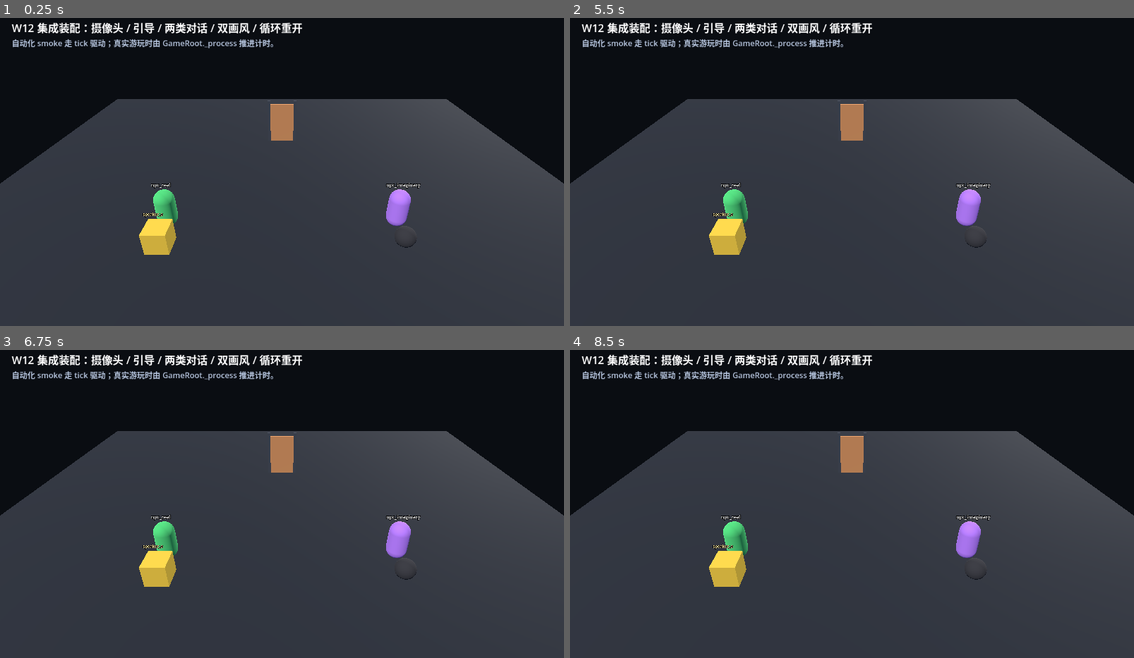
Above: before the commit, frames 1-4 (two rows, left to right).
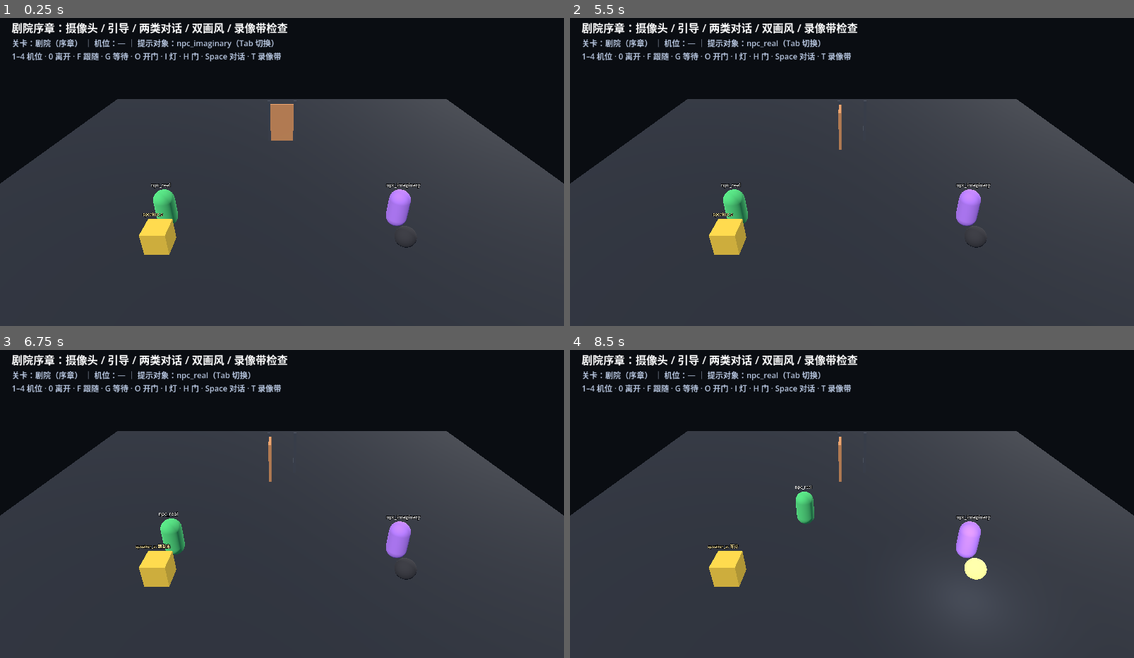
Above: after the commit, the same moments.

Repository: RequieMa/dual-faced-world
Game: Godot game, scene res://scenes/main.tscn
The game is run twice, just before and just after one commit, with the same random seed, the same clock (stepped at 60 frames per second) and the same inputs.
Inputs (mouse positions are in pixels of both pictures, inside the frame that each line leads up to):
- Up to frame 1 (0.25 s): no input
- Up to frame 2 (5.5 s): tap Enter at 0.5, 2, 3.5 s; move the mouse to (976, 150) at 0.52 s; hold D 0.53-1.25 s; tap 1 (game_camera_1, bound only after the commit) at 0.6 s; click (976, 150) at 0.67 s; tap 2 (game_camera_2, bound only after the commit) at 0.8 s; tap Space (game_dialogue, bound only after the commit) at 1.25, 2.75, 4.25, 5.1 s; drag from (739, 184) to (823, 230) at 1.27 s; move the mouse to (908, 98) at 2.02 s; hold D 2.03-2.75 s; tap 3 (game_camera_3, bound only after the commit) at 2.1 s; tap 4 (game_camera_4, bound only after the commit) at 2.3 s; drag from (823, 230) to (682, 119) at 2.77 s; move the mouse to (1021, 215) at 3.52 s; hold A 3.53-4.25 s; tap 0 (game_camera_off, bound only after the commit) at 3.6 s; tap Tab (game_cycle_npc, bound only after the commit) at 3.8 s; tap Escape (game_close, bound only after the commit) at 4.15 s; drag from (682, 119) to (767, 88) at 4.27 s; move the mouse to (880, 168) at 5.02 s; hold Down (game_tape_back, bound only after the commit) from 5.03 s (still down); click (880, 168) at 5.17 s; tap H (game_door, bound only after the commit) at 5.3 s
- Up to frame 3 (6.75 s): release Down (game_tape_back, bound only after the commit) at 5.75 s; drag from (197, 420) to (169, 516) at 5.77 s; move the mouse to (406, 482) at 6.52 s; hold Up (game_tape_forward, bound only after the commit) from 6.53 s (still down); tap F (game_hint_follow, bound only after the commit) at 6.6 s
- Up to frame 4 (8.5 s): tap O (game_hint_open, bound only after the commit) at 6.8 s; release Up (game_tape_forward, bound only after the commit) at 7.25 s; drag from (739, 516) to (823, 562) at 7.27 s; move the mouse to (908, 430) at 8.02 s; hold Down (game_tape_back, bound only after the commit) from 8.03 s (still down); tap G (game_hint_wait, bound only after the commit) at 8.1 s; tap I (game_indicator, bound only after the commit) at 8.3 s

The runs differ from the first frame. In frame 1, 2.7% of the frame differs, in the area x 2-54%, y 1-15%; in frame 2, 3.2%; in frame 3, 3.7%; in frame 4, 4.5%, in the area x 2-74%, y 1-75%.

Commit message:
feat: wire player input and level data into the theater prologue
GameRoot now drives W1-W6 from the keyboard and loads its level from data:

- resources/data/levels/theater.json: 9 rooms matching theater_map + C1-C4 hotkey cameras;
  level.schema.json documents name/kind
- game_root.gd: load the level through ConfigLoader + schema (fallback camera list and
  last_errors on failure); register game_* input actions at runtime (no project.godot
  changes) and clean them up in _exit_tree; handle_action() covers camera 1-4/off,
  hint follow/wait/open (Tab cycles the target NPC), indicator/door, dialogue advance and
  the tape panel (T; arrows switch tape / seek 10s; Esc closes)
- tape panel: read-only view of TapeArchive events plus ClueManager timeline clues, loads
  the default library when empty
- HUD and scene title labels show level/camera/target and the key map
- tests/test_game_root_input.gd: 76 assertions (level schema, get_level_state, action
  registration/cleanup, every action path, tape panel) - written first (red), then green

Diff:
--- /dev/null
+++ b/resources/data/levels/theater.json
@@ -0,0 +1,22 @@
+{
+  "$comment": "关卡数据：剧院序章。房间 id/名称/类型与 scripts/theater_map.gd 保持一致；热键机位 C1–C4 与 resources/data/surveillance.json 对齐（C5–C9 只在监控墙 demo 里出现）。",
+  "id": "theater",
+  "name": "剧院（序章）",
+  "rooms": [
+    { "id": "stairs", "name": "楼梯", "kind": "normal" },
+    { "id": "corridor", "name": "走廊", "kind": "normal" },
+    { "id": "prop_room", "name": "道具仓", "kind": "blind" },
+    { "id": "lobby", "name": "大厅", "kind": "normal" },
+    { "id": "seating", "name": "观众席", "kind": "normal" },
+    { "id": "stage", "name": "舞台", "kind": "fire" },
+    { "id": "backstage", "name": "后台", "kind": "normal" },
+    { "id": "front_gate", "name": "正门", "kind": "normal" },
+    { "id": "side_gate", "name": "侧门", "kind": "normal" }
+  ],
+  "cameras": [
+    { "id": "C1", "room": "lobby" },
+    { "id": "C2", "room": "seating" },
+    { "id": "C3", "room": "stage" },
+    { "id": "C4", "room": "corridor" }
+  ]
+}
--- a/resources/data/schema/level.schema.json
+++ b/resources/data/schema/level.schema.json
@@ -4,6 +4,7 @@
   "required": ["id", "rooms"],
   "properties": {
     "id": { "type": "string" },
+    "name": { "type": "string" },
     "rooms": {
       "type": "array",
       "items": {
@@ -11,7 +12,8 @@
         "required": ["id", "name"],
         "properties": {
           "id": { "type": "string" },
-          "name": { "type": "string" }
+          "name": { "type": "string" },
+          "kind": { "type": "string", "enum": ["normal", "blind", "fire"] }
         }
       }
     },
--- a/scenes/game_root.tscn
+++ b/scenes/game_root.tscn
@@ -100,7 +100,7 @@
 offset_right = 720.0
 offset_bottom = 52.0
 theme_override_font_sizes/font_size = 22
-text = "W12 集成装配：摄像头 / 引导 / 两类对话 / 双画风 / 循环重开"
+text = "剧院序章：摄像头 / 引导 / 两类对话 / 双画风 / 录像带检查"
 
 [node name="Hint" type="Label" parent="UI"]
 offset_left = 24.0
@@ -108,4 +108,4 @@
 offset_right = 760.0
 offset_bottom = 84.0
 theme_override_colors/font_color = Color(0.72, 0.78, 0.88, 1)
-text = "自动化 smoke 走 tick 驱动；真实游玩时由 GameRoot._process 推进计时。"
+text = "按 1–4 切机位 · F/G/O 提示 · I 灯 · H 门 · Space 对话 · T 检查录像带"
--- a/scripts/game_root.gd
+++ b/scripts/game_root.gd
@@ -26,10 +26,45 @@
 const LoopManagerScript := preload("res://scripts/loop/loop_manager.gd")
 const DialogueControllerScript := preload("res://scripts/dialogue/dialogue_controller.gd")
 const StyleControllerScript := preload("res://scripts/render/style_controller.gd")
+const ConfigLoaderScript := preload("res://scripts/config/config_loader.gd")
 
 const SURVEILLANCE_PATH := "res://resources/data/surveillance.json"
 const DIALOGUES_PATH := "res://resources/data/dialogues.json"
+const LEVEL_PATH := "res://resources/data/levels/theater.json"
+const LEVEL_SCHEMA_PATH := "res://resources/data/schema/level.schema.json"
 const WORLD_NODE := "World"
+
+## 关卡没加载出来时的兜底机位（与 surveillance.json 对齐）。
+const DEFAULT_CAMERAS: Array[String] = ["C1", "C2", "C3", "C4"]
+
+## 玩法层输入：运行时用 InputMap.add_action 注册，**不写 project.godot**；
+## 节点退出场景树时清理自己注册的动作（沿用 W8 的做法）。
+const INPUT_ACTIONS := {
+	"game_camera_1": KEY_1,
+	"game_camera_2": KEY_2,
+	"game_camera_3": KEY_3,
+	"game_camera_4": KEY_4,
+	"game_camera_off": KEY_0,
+	"game_hint_follow": KEY_F,
+	"game_hint_wait": KEY_G,
+	"game_hint_open": KEY_O,
+	"game_indicator": KEY_I,
+	"game_door": KEY_H,
+	"game_cycle_npc": KEY_TAB,
+	"game_dialogue": KEY_SPACE,
+	"game_tape": KEY_T,
+	"game_tape_next": KEY_RIGHT,
+	"game_tape_prev": KEY_LEFT,
+	"game_tape_forward": KEY_UP,
+	"game_tape_back": KEY_DOWN,
+	"game_close": KEY_ESCAPE,
+}
+
+const HINT_TEXTS := {
+	"game_hint_follow": "跟我来",
+	"game_hint_wait": "等待",
+	"game_hint_open": "开门",
+}
 
 ## 真实游玩时由 `_process` 推进计时；headless 测试关掉它，改用固定步长 tick()。
 @export var auto_tick: bool = true
@@ -53,19 +88,57 @@
 
 var _round_active: bool = false
 
+## 关卡数据（resources/data/levels/*.json）。
+var _level: Dictionary = {}
+var _level_cameras: Array[String] = []
+
+## 输入：按 World 扫描顺序收集的 NPC，Tab 循环当前提示对象。
+var _npc_ids: Array[String] = []
+var _npc_index: int = 0
+var _registered_actions: Array[String] = []
+
+## 录像带检查（读取 TapeArchive autoload；没有也不影响其它系统）。
+var _tape_archive: Node = null
+var _tape_panel: CanvasLayer = null
+var _tape_label: Label = null
+var _tape_open: bool = false
+var _tape_index: int = 0
+var _tape_time: float = 0.0
+const TAPE_SEEK_STEP := 10.0
+
 
 func _ready() -> void:
 	_build_systems()
 	_load_data()
+	_load_level()
 	_bind_world()
+	_collect_npc_ids()
+	_setup_tape_archive()
+	register_input_actions()
 	_capture_world_initial_state()
+	_refresh_hud()
 	set_process(auto_tick)
+
+
+func _exit_tree() -> void:
+	unregister_input_actions()
 
 
 func _process(delta: float) -> void:
 	if auto_tick:
 		# 切窗/卡顿会产生 5s+ 的 delta；限步避免一帧把摄像头直接烧掉。
 		tick(minf(delta, 0.1))
+
+
+func _unhandled_input(event: InputEvent) -> void:
+	if not (event is InputEventKey) or not event.pressed or event.echo:
+		return
+	var key_event := event as InputEventKey
+	for action in INPUT_ACTIONS:
+		if key_event.physical_keycode == INPUT_ACTIONS[action]:
+			if handle_action(action):
+				get_viewport().set_input_as_handled()
+			return
 
 
 # --- 装配 ---------------------------------------------------------------------
@@ -164,6 +237,342 @@
 			_initial_light_states[target_id] = bool(_lights[target_id].is_on())
 
 
+# --- 关卡数据 -------------------------------------------------------------------
+
+func _load_level() -> void:
+	var loader = ConfigLoaderScript.new()
+	_level = loader.load_json(LEVEL_PATH, LEVEL_SCHEMA_PATH)
+	if _level.is_empty():
+		_fail("level 配置加载失败: %s" % _join_errors(loader.last_errors))
+		_level = {"id": "", "name": "", "rooms": [], "cameras": []}
+	_level_cameras.clear()
+	for entry in _level.get("cameras", []):
+		if entry is Dictionary and not String(entry.get("id", "")).is_empty():
+			_level_cameras.append(String(entry["id"]))
+	if _level_cameras.is_empty():
+		_level_cameras.assign(DEFAULT_CAMERAS)
+		_fail("level 没有配置机位，使用默认机位")
+
+
+func _collect_npc_ids() -> void:
+	_npc_ids.clear()
+	var ids: Array = _npcs.keys()
+	ids.sort()
+	for target_id in ids:
+		_npc_ids.append(String(target_id))
+	_npc_index = 0
+
+
+func _current_npc_id() -> String:
+	if _npc_ids.is_empty():
+		return ""
+	return _npc_ids[clampi(_npc_index, 0, _npc_ids.size() - 1)]
+
+
+# --- 输入（运行时注册，不改 project.godot） ----------------------------------------
+
+func register_input_actions() -> void:
+	for action in INPUT_ACTIONS:
+		if InputMap.has_action(action):
+			continue
+		InputMap.add_action(action)
+		var input_event := InputEventKey.new()
+		input_event.physical_keycode = INPUT_ACTIONS[action]
+		InputMap.action_add_event(action, input_event)
+		_registered_actions.append(action)
+
+
+func unregister_input_actions() -> void:
+	for action in _registered_actions:
+		if InputMap.has_action(action):
+			InputMap.erase_action(action)
+	_registered_actions.clear()
+
+
+## 给测试 / 宿主用的动作入口：不经过 InputEvent，行为与按键一致。
+func handle_action(action: String) -> bool:
+	match action:
+		"game_camera_1", "game_camera_2", "game_camera_3", "game_camera_4":
+			return _action_switch_camera(action)
+		"game_camera_off":
+			leave_camera()
+			_refresh_hud()
+			return true
+		"game_hint_follow", "game_hint_wait", "game_hint_open":
+			return _action_send_hint(action)
+		"game_indicator":
+			return _action_toggle_indicator()
+		"game_door":
+			return _action_open_door()
+		"game_cycle_npc":
+			return _action_cycle_npc()
+		"game_dialogue":
+			return _action_advance_dialogue()
+		"game_tape":
+			_toggle_tape_panel()
+			return true
+		"game_tape_next":
+			return _action_tape_move(1)
+		"game_tape_prev":
+			return _action_tape_move(-1)
+		"game_tape_forward":
+			return _action_tape_seek(TAPE_SEEK_STEP)
+		"game_tape_back":
+			return _action_tape_seek(-TAPE_SEEK_STEP)
+		"game_close":
+			return _action_close()
+		_:
+			return false
+
+
+func _action_switch_camera(action: String) -> bool:
+	var index := action.substr(action.length() - 1).to_int() - 1
+	if index < 0 or index >= _level_cameras.size():
+		return false
+	var ok := switch_camera(_level_cameras[index])
+	_refresh_hud()
+	return ok
+
+
+func _action_send_hint(action: String) -> bool:
+	var target := _current_npc_id()
+	if target.is_empty():
+		return false
+	var ok := send_hint(target, String(HINT_TEXTS.get(action, "")))
+	_refresh_hud()
+	return ok
+
+
+func _action_toggle_indicator() -> bool:
+	if _lights.is_empty():
+		return false
+	var target_id := String(_lights.keys()[0])
+	var current := bool(_lights[target_id].call("is_on"))
+	var ok := set_indicator(target_id, not current)
+	_refresh_hud()
+	return ok
+
+
+func _action_open_door() -> bool:
+	if _doors.is_empty():
+		return false
+	return open_door(String(_doors.keys()[0]))
+
+
+func _action_cycle_npc() -> bool:
+	if _npc_ids.size() <= 1:
+		return false
+	_npc_index = (_npc_index + 1) % _npc_ids.size()
+	_refresh_hud()
+	return true
+
+
+func _action_advance_dialogue() -> bool:
+	if not _dialogue_controller.is_active():
+		return false
+	_dialogue_controller.advance()
+	_refresh_hud()
+	return true
+
+
+func _action_close() -> bool:
+	if _tape_open:
+		_close_tape()
+		return true
+	if not String(_camera_session.get_state().get("current", "")).is_empty():
+		leave_camera()
+		_refresh_hud()
+		return true
+	return false
+
+
+# --- 录像带检查 -----------------------------------------------------------------
+
+func _setup_tape_archive() -> void:
+	_tape_archive = get_node_or_null("/root/TapeArchive")
+	if _tape_archive != null and _tape_archive.get_tapes().is_empty():
+		_tape_archive.load_default_library()
+
+
+func _known_tapes() -> Array:
+	if _tape_archive == null:
+		return []
+	return _tape_archive.get_known_tapes()
+
+
+func _toggle_tape_panel() -> void:
+	if _tape_open:
+		_close_tape()
+		return
+	_tape_open = true
+	_tape_index = 0
+	_tape_time = 0.0
+	_ensure_tape_panel()
+	if _tape_panel != null:
+		_tape_panel.visible = true
+	_refresh_tape()
+
+
+func _close_tape() -> void:
+	_tape_open = false
+	if _tape_panel != null:
+		_tape_panel.visible = false
+	_refresh_hud()
+
+
+func _action_tape_move(direction: int) -> bool:
+	if not _tape_open:
+		return false
+	var tapes := _known_tapes()
+	if tapes.size() < 2:
+		return false
+	_tape_index = posmod(_tape_index + direction, tapes.size())
+	_tape_time = 0.0
+	_refresh_tape()
+	return true
+
+
+func _action_tape_seek(delta: float) -> bool:
+	if not _tape_open:
+		return false
+	var tapes := _known_tapes()
+	if tapes.is_empty():
+		return false
+	var tape = tapes[clampi(_tape_index, 0, tapes.size() - 1)]
+	_tape_time = clampf(_tape_time + delta, 0.0, float(tape.duration()))
+	_refresh_tape()
+	return true
+
+
+func _ensure_tape_panel() -> void:
+	if _tape_panel != null:
+		return
+	_tape_panel = CanvasLayer.new()
+	_tape_panel.name = "TapePanel"
+	add_child(_tape_panel)
+	var background := ColorRect.new()
+	background.color = Color(0.04, 0.05, 0.07, 0.92)
+	background.set_anchors_and_offsets_preset(Control.PRESET_BOTTOM_WIDE)
+	background.offset_top = -280.0
+	_tape_panel.add_child(background)
+	_tape_label = Label.new()
+	_tape_label.set_anchors_and_offsets_preset(Control.PRESET_BOTTOM_WIDE)
+	_tape_label.offset_top = -264.0
+	_tape_label.offset_left = 28.0
+	_tape_label.offset_right = -28.0
+	_tape_label.vertical_alignment = VERTICAL_ALIGNMENT_TOP
+	_tape_label.add_theme_font_size_override("font_size", 18)
+	_tape_panel.add_child(_tape_label)
+	_tape_panel.visible = false
+
+
+func _refresh_tape() -> void:
+	if _tape_label != null:
+		_tape_label.text = "\n".join(_tape_lines())
+
+
+func _tape_lines() -> Array[String]:
+	var lines: Array[String] = []
+	lines.append("录像带检查  ｜  T 关闭 · ← → 切带 · ↑ ↓ 快进/快退")
+	var tapes := _known_tapes()
+	if tapes.is_empty():
+		lines.append("")
+		lines.append("（还没有已发现的录像带）")
+		return lines
+	_tape_index = clampi(_tape_index, 0, tapes.size() - 1)
+	var tape = tapes[_tape_index]
+	lines.append("")
+	lines.append("第 %d/%d 盘：%s" % [_tape_index + 1, tapes.size(), tape.display_name()])
+	lines.append("时长 %s  ｜  当前 %s" % [
+		tape.format_seconds(tape.duration()), tape.format_seconds(_tape_time)])
+	var events: Array = tape.events_between(-1.0, _tape_time)
+	lines.append("")
+	if events.is_empty():
+		lines.append("（这一刻还没有事件）")
+	else:
+		for entry in events:
+			lines.append("· %s  %s" % [
+				tape.format_seconds(float(entry.get("t", 0.0))), String(entry.get("event", ""))])
+	var clues := _clues_up_to(tape)
+	if not clues.is_empty():
+		lines.append("")
+		lines.append("线索：")
+		for clue in clues:
+			lines.append("· " + String(clue))
+	return lines
+
+
+## ClueManager 的 timeline 线索（绝对时间）落在 [带首, 带首 + 当前相对时间]。
+func _clues_up_to(tape) -> Array[String]:
+	var result: Array[String] = []
+	var clues = get_node_or_null("/root/ClueManager")
+	if clues == null:
+		return result
+	var limit := float(tape.time_start) + _tape_time
+	for clue in clues.get_timeline_clues():
+		if not clue is Dictionary:
+			continue
+		var at := float(clue.get("t", -1.0))
+		if at < float(tape.time_start) or at > limit:
+			continue
+		result.append("%s  %s: %s → %s" % [
+			tape.format_seconds(at - float(tape.time_start)),
+			String(clue.get("type", "")),
+			String(clue.get("actor", "")),
+			String(clue.get("target", "")),
+		])
+	return result
+
+
+func get_tape_state() -> Dictionary:
+	var tapes := _known_tapes()
+	var tape_id := ""
+	var duration := 0.0
+	var time := 0.0
+	if not tapes.is_empty():
+		_tape_index = clampi(_tape_index, 0, tapes.size() - 1)
+		var tape = tapes[_tape_index]
+		tape_id = String(tape.tape_id)
+		duration = float(tape.duration())
+		time = _tape_time
+	return {
+		"open": _tape_open,
+		"index": _tape_index,
+		"known_count": tapes.size(),
+		"tape_id": tape_id,
+		"time": time,
+		"duration": duration,
+	}
+
+
+# --- HUD -----------------------------------------------------------------------
+
+func _refresh_hud() -> void:
+	var hint_label := get_node_or_null("UI/Hint") as Label
+	if hint_label == null:
+		return
+	var current := ""
+	if is_instance_valid(_camera_session):
+		current = String(_camera_session.get_state().get("current", ""))
+	var camera_text := current if not current.is_empty() else "—"
+	var level_name := String(_level.get("name", ""))
+	if level_name.is_empty():
+		level_name = "（关卡未加载）"
+	var npc := _current_npc_id()
+	hint_label.text = "关卡：%s ｜ 机位：%s ｜ 提示对象：%s（Tab 切换）\n1–4 机位 · 0 离开 · F 跟随 · G 等待 · O 开门 · I 灯 · H 门 · Space 对话 · T 录像带" % [
+		level_name, camera_text, npc if not npc.is_empty() else "—"]
+
+
+func get_level_state() -> Dictionary:
+	return {
+		"id": String(_level.get("id", "")),
+		"name": String(_level.get("name", "")),
+		"room_count": (_level.get("rooms", []) as Array).size(),
+		"cameras": _level_cameras.duplicate(),
+		"hint_target": _current_npc_id(),
+	}
+
+
 # --- 时钟 ---------------------------------------------------------------------
 
 ## 宿主每帧调用：推进摄像头停留 / 冷却与场景里可 tick 的引导目标。
@@ -299,6 +708,9 @@
 		"dialogue": _dialogue_controller.get_state() if is_instance_valid(_dialogue_controller) else {},
 		"style": _style_controller.get_state() if is_instance_valid(_style_controller) else {},
 		"round_active": _round_active,
+		"level": get_level_state(),
+		"tape": get_tape_state(),
+		"input_actions": _registered_actions.duplicate(),
 		"last_errors": last_errors.duplicate(),
 	}
 
--- /dev/null
+++ b/tests/test_game_root_input.gd
@@ -0,0 +1,193 @@
+extends SceneTree
+## 玩法层输入 + 关卡数据测试（Issue #21 下一步）。
+## 运行：godot --headless --path . --script tests/test_game_root_input.gd
+## 退出码 0 = 全绿，1 = 有用例失败。
+##
+## 覆盖：
+## - `resources/data/levels/theater.json` 能通过 `level.schema.json` 校验；
+## - GameRoot 加载关卡并暴露 `get_level_state()`；
+## - 运行时注册输入动作（不改 project.godot），卸载时清理；
+## - `handle_action()` 驱动：切机位 / 离开 / 提示 / 灯 / 门 / 对话推进 / 录像带面板；
+## - 录像带面板：开关、切带、快进快退、内容随 TapeArchive 变化。
+
+const SCENE_PATH := "res://scenes/game_root.tscn"
+const LEVEL_PATH := "res://resources/data/levels/theater.json"
+const SCHEMA_PATH := "res://resources/data/schema/level.schema.json"
+const CONFIG_LOADER := "res://scripts/config/config_loader.gd"
+
+const INPUT_ACTIONS: Array[String] = [
+	"game_camera_1", "game_camera_2", "game_camera_3", "game_camera_4",
+	"game_camera_off", "game_hint_follow", "game_hint_wait", "game_hint_open",
+	"game_indicator", "game_door", "game_cycle_npc", "game_dialogue",
+	"game_tape", "game_tape_next", "game_tape_prev", "game_tape_forward",
+	"game_tape_back", "game_close",
+]
+
+var _failures: Array[String] = []
+var _checks: int = 0
+var _started := false
+var _game_root: Node = null
+
+
+func _initialize() -> void:
+	_check("存在 scenes/game_root.tscn", ResourceLoader.exists(SCENE_PATH))
+	_check("存在关卡数据 resources/data/levels/theater.json", ResourceLoader.exists(LEVEL_PATH))
+	_check("存在 level.schema.json", ResourceLoader.exists(SCHEMA_PATH))
+
+
+func _process(_delta: float) -> bool:
+	if _started:
+		return false
+	_started = true
+	_run_tests()
+	return false
+
+
+func _run_tests() -> void:
+	if not ResourceLoader.exists(SCENE_PATH):
+		_report()
+		return
+	_test_level_data()
+	_test_scene_input()
+	_report()
+
+
+# --- 关卡数据 ------------------------------------------------------------------
+
+func _test_level_data() -> void:
+	var loader = load(CONFIG_LOADER).new()
+	var data: Dictionary = loader.load_json(LEVEL_PATH, SCHEMA_PATH)
+	_check("关卡数据通过 schema 校验", not data.is_empty() and loader.last_errors.is_empty(),
+		str(loader.last_errors))
+	_check("关卡 id 为 theater", String(data.get("id", "")) == "theater", str(data.get("id", "")))
+	_check("关卡有名称", not String(data.get("name", "")).is_empty())
+	_check("关卡至少有 9 个房间", (data.get("rooms", []) as Array).size() >= 9)
+	_check("关卡有 4 个热键机位", (data.get("cameras", []) as Array).size() == 4,
+		str((data.get("cameras", []) as Array).size()))
+	var first_room: Dictionary = (data.get("rooms", []) as Array)[0] if (data.get("rooms", []) as Array).size() > 0 else {}
+	_check("房间带 id/name", first_room.has("id") and first_room.has("name"), str(first_room))
+
+
+# --- 场景输入 ------------------------------------------------------------------
+
+func _test_scene_input() -> void:
+	var packed := ResourceLoader.load(SCENE_PATH) as PackedScene
+	if packed == null:
+		_check("game_root.tscn 可加载", false)
+		return
+	var instance := packed.instantiate()
+	if instance == null:
+		_check("game_root 可实例化", false)
+		return
+	if not instance.has_method("handle_action") or not instance.has_method("get_level_state"):
+		_check("GameRoot 实现 handle_action / get_level_state", false)
+		instance.free()
+		return
+	instance.auto_tick = false
+	_game_root = instance
+	root.add_child(_game_root)
+
+	# 关卡已装配
+	var level: Dictionary = _game_root.get_level_state()
+	_check("GameRoot 加载了关卡 id", String(level.get("id", "")) == "theater", str(level))
+	_check("GameRoot 暴露房间数", int(level.get("room_count", 0)) >= 9, str(level))
+	var cameras: Array = level.get("cameras", [])
+	_check("GameRoot 暴露 4 个机位", cameras.size() == 4, str(cameras))
+
+	# 输入动作已注册（运行时，不写 project.godot）
+	for action in INPUT_ACTIONS:
+		_check("输入动作已注册: " + action, InputMap.has_action(action))
+
+	# 切机位：动作 1 -> 关卡第 1 个机位
+	_check("动作 camera_1 成功", _game_root.handle_action("game_camera_1"))
+	var state: Dictionary = _game_root.get_state()
+	_check("动作 camera_1 切到 C1", String(state["camera"]["current"]) == String(cameras[0]), str(state["camera"]))
+	_check("动作 camera_off 离开机位", _game_root.handle_action("game_camera_off"))
+	state = _game_root.get_state()
+	_check("离开后 current 为空", String(state["camera"]["current"]) == "", str(state["camera"]))
+
+	# 提示：默认目标是按 id 排序后的第一个 NPC
+	var target_id := String(_game_root.get_level_state().get("hint_target", ""))
+	_check("默认提示目标是 npc_imaginary（排序后第一个）", target_id == "npc_imaginary", target_id)
+	_check("动作 hint_follow 成功", _game_root.handle_action("game_hint_follow"))
+	var guide: Dictionary = _game_root.get_state()["guide"]
+	var hinted_npc: Dictionary = guide["npcs"].get(target_id, {})
+	_check("提示后目标进入 FOLLOW", String(hinted_npc.get("state", "")) == "FOLLOW", str(hinted_npc))
+	_check("提示词被记录", String(hinted_npc.get("last_hint", "")) == "跟我来", str(hinted_npc))
+	_check("动作 cycle_npc 切换目标", _game_root.handle_action("game_cycle_npc"))
+	_check("切换后目标变化", String(_game_root.get_level_state().get("hint_target", "")) != target_id)
+
+	# 灯 / 门
+	_check("动作 indicator 切换灯", _game_root.handle_action("game_indicator"))
+	var guide_after: Dictionary = _game_root.get_state()["guide"]
+	_check("灯已打开", bool(guide_after["indicators"].get("light_a", false)), str(guide_after["indicators"]))
+	_check("动作 indicator 再切换关闭", _game_root.handle_action("game_indicator"))
+	_check("动作 door 开门", _game_root.handle_action("game_door"))
+	_check("门已打开", bool(_game_root.get_state()["guide"]["doors"].get("door_a", false)))
+
+	# 对话推进
+	_check("没有对话时 dialogue 动作为 false", _game_root.handle_action("game_dialogue") == false)
+	_check("开启对话", _game_root.start_dialogue("stranger_greeting"))
+	_check("对话中 dialogue 动作推进一行", _game_root.handle_action("game_dialogue"))
+	_check("对话推进到第 2 行", int(_game_root.get_state()["dialogue"]["index"]) == 1,
+		str(_game_root.get_state()["dialogue"]))
+
+	# 录像带检查
+	var archive = root.get_node_or_null("TapeArchive")
+	if archive != null:
+		archive.load_default_library()
+		var tapes: Array = archive.get_tapes()
+		if tapes.size() > 0:
+			archive.discover(String(tapes[0].tape_id))
+	_check("动作 tape 打开面板", _game_root.handle_action("game_tape"))
+	var tape_state: Dictionary = _game_root.get_tape_state()
+	_check("录像带面板已打开", bool(tape_state.get("open", false)), str(tape_state))
+	_check("面板有已发现的带", int(tape_state.get("known_count", 0)) >= 1, str(tape_state))
+	var first_index := int(tape_state.get("index", 0))
+	if int(tape_state.get("known_count", 0)) >= 2:
+		_check("动作 tape_next 切带", _game_root.handle_action("game_tape_next"))
+		var after_next: Dictionary = _game_root.get_tape_state()
+		_check("切带后索引变化", int(after_next.get("index", 0)) != first_index, str(after_next))
+		_check("动作 tape_prev 切回", _game_root.handle_action("game_tape_prev"))
+	_check("动作 tape_forward 快进", _game_root.handle_action("game_tape_forward"))
+	var seeked: Dictionary = _game_root.get_tape_state()
+	_check("快进后时间增加", float(seeked.get("time", 0.0)) > 0.0, str(seeked))
+	_check("动作 tape_back 回退", _game_root.handle_action("game_tape_back"))
+	_check("回退后时间归零", is_equal_approx(float(_game_root.get_tape_state().get("time", 0.0)), 0.0),
+		str(_game_root.get_tape_state()))
+	_check("动作 tape 再按关闭面板", _game_root.handle_action("game_tape"))
+	_check("面板已关闭", _game_root.get_tape_state().get("open", false) == false)
+
+	# 卸载清理
+	_game_root.unregister_input_actions()
+	for action in INPUT_ACTIONS:
+		_check("卸载后动作被清理: " + action, not InputMap.has_action(action))
+
+	_game_root.queue_free()
+	_game_root = null
+
+
+# --- 断言 ---------------------------------------------------------------------
+
+func _check(label: String, condition: bool, detail: String = "") -> void:
+	_checks += 1
+	if condition:
+		print("PASS  ", label)
+	else:
+		var message := label
+		if not detail.is_empty():
+			message += "  [" + detail + "]"
+		_failures.append(message)
+		printerr("FAIL  ", message)
+
+
+func _report() -> void:
+	print("----")
+	if _failures.is_empty():
+		print("GAME_ROOT_INPUT_TEST_PASS (%d checks)" % _checks)
+		quit(0)
+	else:
+		printerr("GAME_ROOT_INPUT_TEST_FAIL (%d/%d failed)" % [_failures.size(), _checks])
+		for failure in _failures:
+			printerr("  - ", failure)
+		quit(1)
Not shown, changed: TODO.md
Not shown, changed: docs/MECHANICS_GAMEPLAY.md
